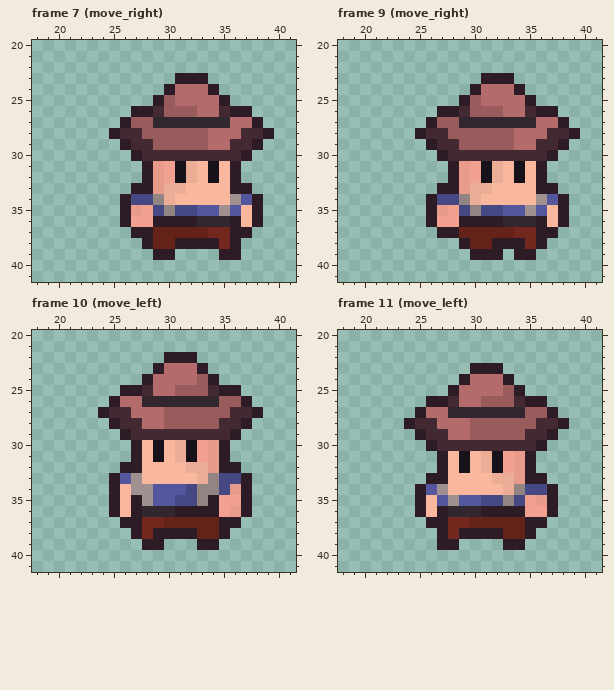
Edited in one commit: pixel-art file (dev/images/assets/sprites/player/player-assets.aseprite). The picture above was drawn from the file before the commit.
64x64 pixels, 17 frames. Colours within 5 levels of each other are drawn and written as one. Shown: frame 7 (move_right): x 18..41, y 20..41; frame 9 (move_right): x 18..41, y 20..41; frame 10 (move_left): x 18..41, y 20..41; frame 11 (move_left): x 18..41, y 20..41. The commit also changed other frames, which this record leaves out.
The same view after the edit:
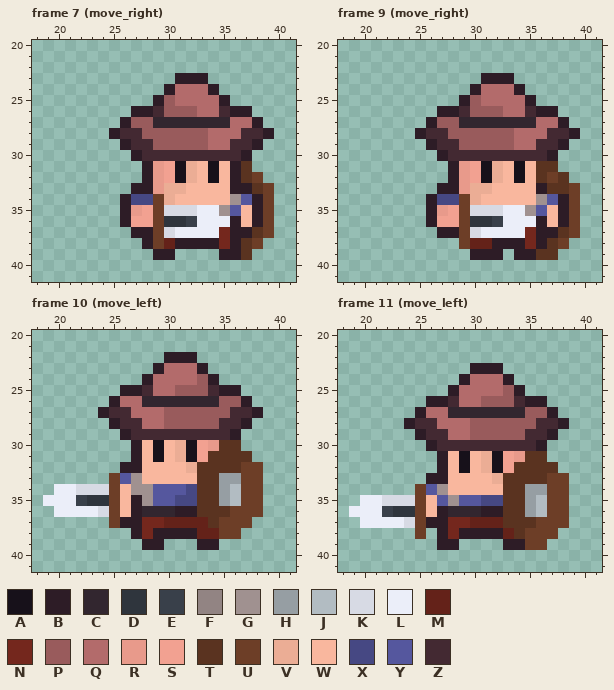
Palette (. is transparent): A #17111a  B #2d1c26  C #32262f  D #2f353d  E #39404a  F #928483  G #a09190  H #969ea3  J #b2bcc2  K #d7dae4  L #ebeef9  M #642219  N #74271d  P #995b5c  Q #b36b6b  R #e89a8b  S #f2a191  T #5a3320  U #6d3e27  V #ebad95  W #f9b79e  X #464883  Y #55579e  Z #432932
Commit message: Добавил class player и стейтмашину анимаций
Change:
layer "shild_1" now shown
layer "sword_1" now shown
Frame 7 (move_right), layers "sword_1", "shild_1":
y 31: x 37 . -> T
y 32: x 37..38 .. -> TU
y 33: x 38..39 .. -> TU
y 34: x 29 F -> U; x 39 . -> U
y 35: x 29..34 XFXXYY -> UKKKLL; x 39 . -> U
y 36: x 29..35 BBBBCCC -> UDDELLL; x 39 . -> U
y 37: x 29..34 MMMMMN -> UKLLLL; x 38..39 .. -> TU
y 38: x 29 M -> U; x 37..38 .. -> TU
y 39: x 37 . -> T
Frame 9 (move_right), layers "sword_1", "shild_1":
y 31: x 36..37 B. -> TT
y 32: x 36..38 B.. -> TUT
y 33: x 37..39 B.. -> TTU
y 34: x 29 F -> U; x 39 . -> U
y 35: x 29..34 XFXXYY -> UKKKLL; x 39 . -> U
y 36: x 29..35 BBBBCCC -> UDDELLL; x 39 . -> U
y 37: x 29..34 MMMMMN -> UKLLLL; x 38..39 .. -> TU
y 38: x 29 B -> U; x 37..38 .. -> TU
y 39: x 36..37 .. -> TT
Frame 10 (move_left), layers "sword_1", "shild_1":
y 30: x 35..36 B. -> TT
y 31: x 34..37 RB.. -> TTTT
y 32: x 33..38 VRBB.. -> TTTTUU
y 33: x 25 B -> U; x 33..38 VFXXB. -> TTHHUU
y 34: x 20..25 .....B -> LLKKKU; x 33..38 FFXRB. -> TTHJUU
y 35: x 19..25 ......B -> LLLEDDU; x 33..38 FBSSB. -> TTHJUU
y 36: x 20..25 .....B -> LLLLKU; x 33..38 BBSRB. -> TTTUUU
y 37: x 25 . -> U; x 34..37 MBB. -> TUUU
y 38: x 35..36 B. -> UU
Frame 11 (move_left), layers "sword_1", "shild_1":
y 31: x 35..36 B. -> TT
y 32: x 34..37 RB.. -> TTTT
y 33: x 33..38 VRBB.. -> TTTTUU
y 34: x 25 B -> U; x 33..38 VFXXB. -> TTHHUU
y 35: x 20..25 .....B -> LLKKKU; x 33..38 FXSRB. -> TTHJUU
y 36: x 19..25 ......B -> LLLEDDU; x 33..38 BBSSB. -> TTHJUU
y 37: x 20..25 ...... -> LLLLKU; x 33..38 MMBB.. -> TTTUUU
y 38: x 25 . -> U; x 34..37 MB.. -> TUUU
y 39: x 35..36 .. -> UU
Boxes around the changes in both pictures, in picture pixels (x1, y1, x2, y2):
changed: (153, 161, 274, 260)
changed: (459, 161, 580, 260)
changed: (197, 440, 263, 539)
changed: (43, 473, 120, 528)
changed: (503, 451, 569, 550)
changed: (349, 484, 426, 539)
